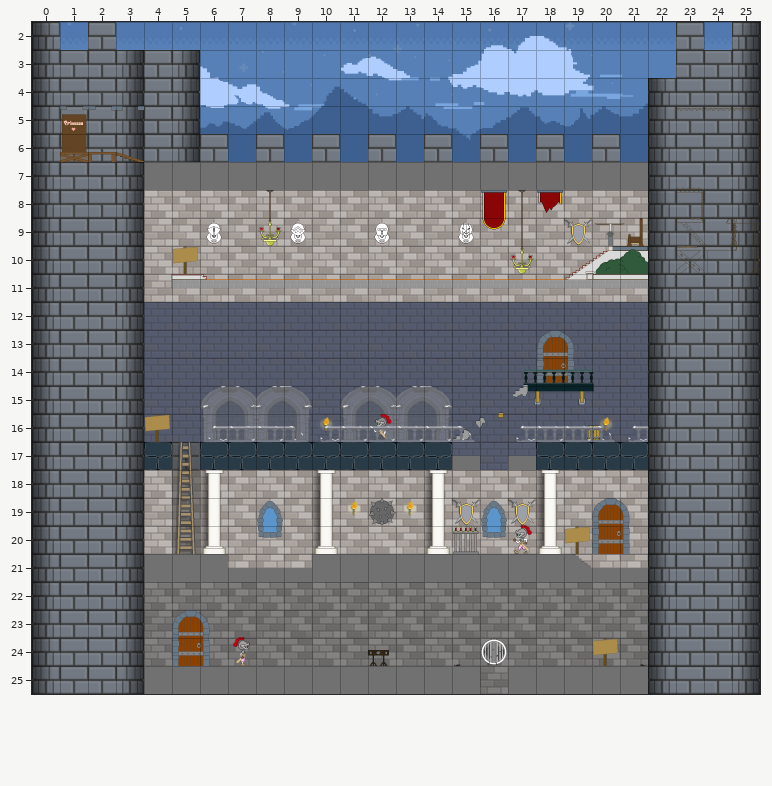
One commit to this Tiled map: castle_game/Tiled/Tiled_castle_game.tmx. Above is the file before it was changed.
Cells are 84x84 px. Shown: x 0..25, y 2..25.
The same view after the edit:
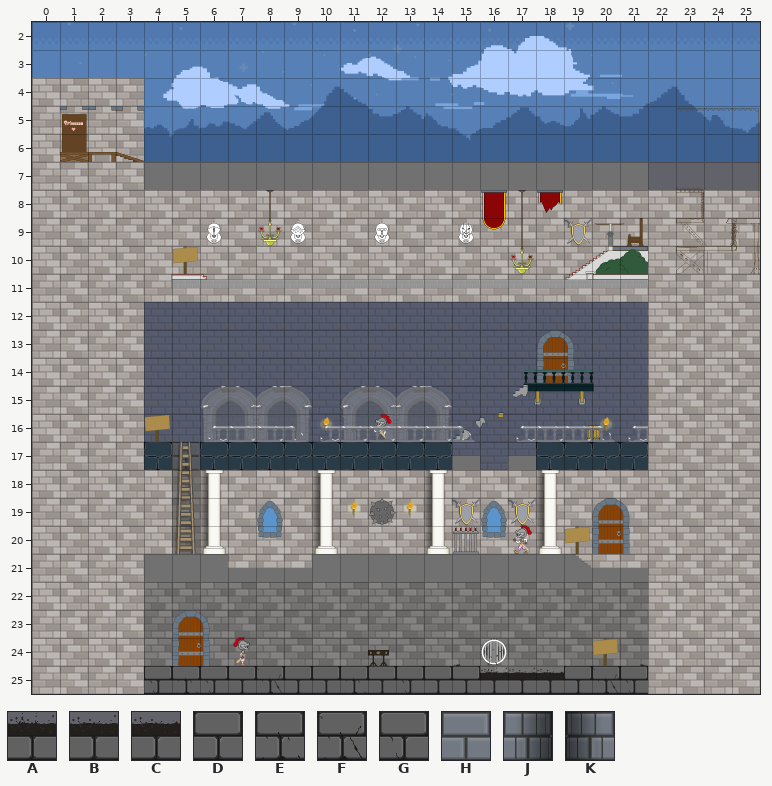
Key: from "sol_boue": A 0, B 1, C 2; from "sol_prison_dark": D 0, E 1, F 2, G 3; from "tiled_castle": H 0; from "tiled_castle_round": J 0; from "tiled_castle_round2": K 0.
_ is an empty cell, . an unchanged one.
Difference:
--- layer "outside_walls" (now hidden)
@@ x 0..25 @@
- 2 K.H....................H.J
- 3 KHHJHJ.................HHJ
- 4 KHHJHJ................KHHJ
- 5 KHHJHJ................KHHJ
- 6 KHHJHJH.H.H.H.H.H.H.H.KHHJ
- 7 KHHJ..................KHHJ
- 8 KHHJ..................KHHJ
- 9 KHHJ..................KHHJ
-10 KHHJ..................KHHJ
-11 KHHJ..................KHHJ
-12 KHHJ..................KHHJ
-13 KHHJ..................KHHJ
-14 KHHJ..................KHHJ
-15 KHHJ..................KHHJ
-16 KHHJ..................KHHJ
-17 KHHJ..................KHHJ
-18 KHHJ..................KHHJ
-19 KHHJ..................KHHJ
-20 KHHJ..................KHHJ
-21 KHHJ..................KHHJ
-22 KHHJ..................KHHJ
-23 KHHJ..................KHHJ
-24 KHHJ..................KHHJ
-25 KHHJ..................KHHJ
+ 2 _._...................._._
+ 3 ______.................___
+ 4 ______................____
+ 5 ______................____
+ 6 _______._._._._._._._.____
+ 7 ____..................____
+ 8 ____..................____
+ 9 ____..................____
+10 ____..................____
+11 ____..................____
+12 ____..................____
+13 ____..................____
+14 ____..................____
+15 ____..................____
+16 ____..................____
+17 ____..................____
+18 ____..................____
+19 ____..................____
+20 ____..................____
+21 ____..................____
+22 ____..................____
+23 ____..................____
+24 ____..................____
+25 ____..................____
--- layer "prison"
@@ x 4..21 @@
-25 __________________
+25 GEGDFDDEDGDDABCDFG
Pixel boxes of the changes (left, top, right, bottom) in both pictures:
changed: (32, 22, 760, 694)
